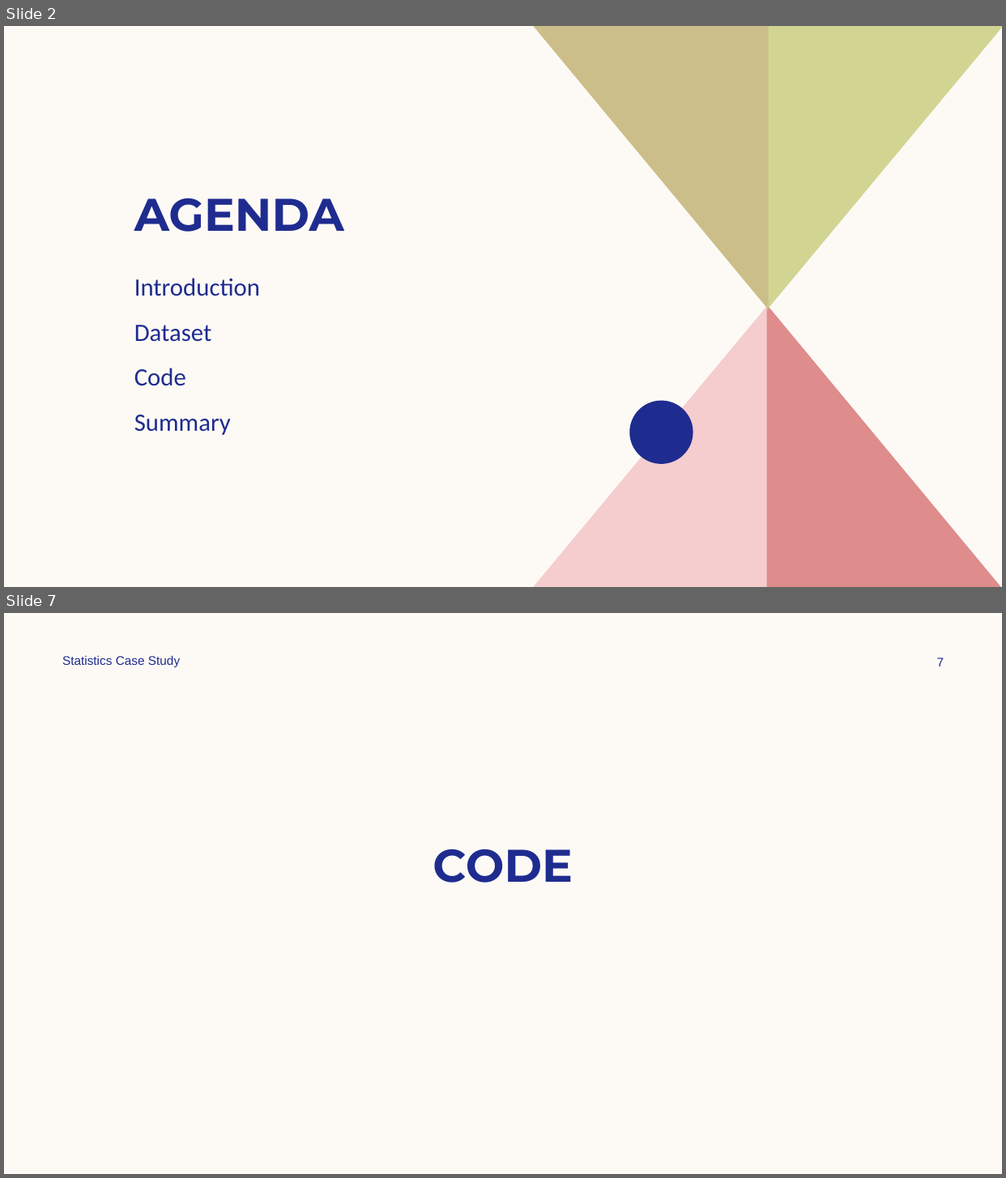
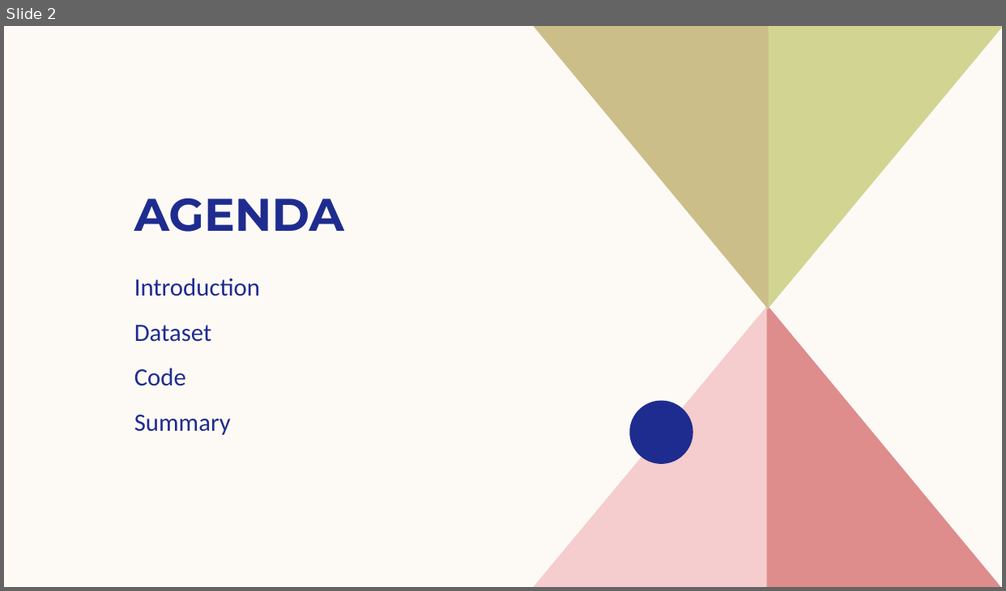
Before and after one commit to PratikKin/Statistics-Case-Study-Group-12, a slide deck: Diabetes/Statistics Case Study.pptx. Shown one above the other, each under a label of ours: slides 2 and 7 before the commit, slide 2 after it; the slides between them are not shown. The pictures are 1006x1178 and 1006x591 pixels, drawn with LibreOffice and Linux fonts; fonts in the diff are those of the drawing. Boxes give left, top, right and bottom in pixels: in the first picture for what was removed or moved away, otherwise in the second. Text is boxed around its words. In the diff, an @@ line names an element or a change of style, - is before the commit and + after.

```diff
--- a/Diabetes/Statistics Case Study.pptx
+++ b/Diabetes/Statistics Case Study.pptx
@@ slide 7 removed at <box>4,613,1002,1174</box>, background #FDFAF6 @@
@@ text removed at <box>62,656,180,667</box> @@
-Statistics Case Study
@@ page number removed at <box>937,658,944,666</box> @@
-7
@@ title removed at <box>432,849,573,883</box> @@
-CODE
```
Also in this commit, not shown: 6 slides changed, 27 slides added, 1 other slide removed, 22 other files.
